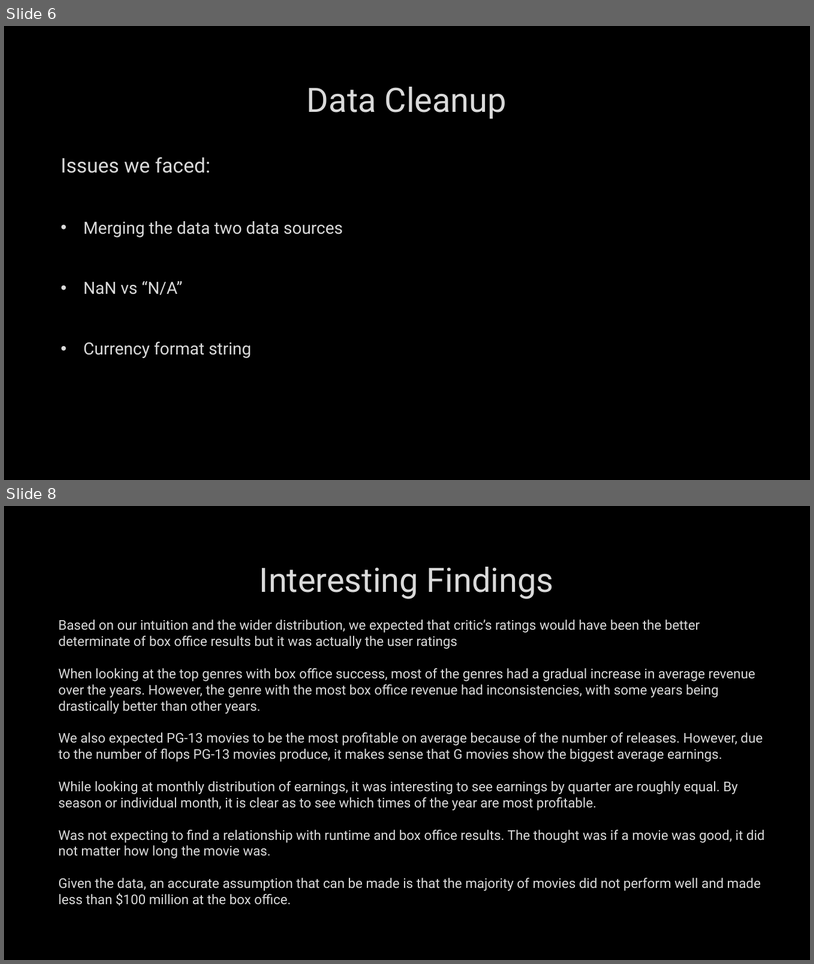
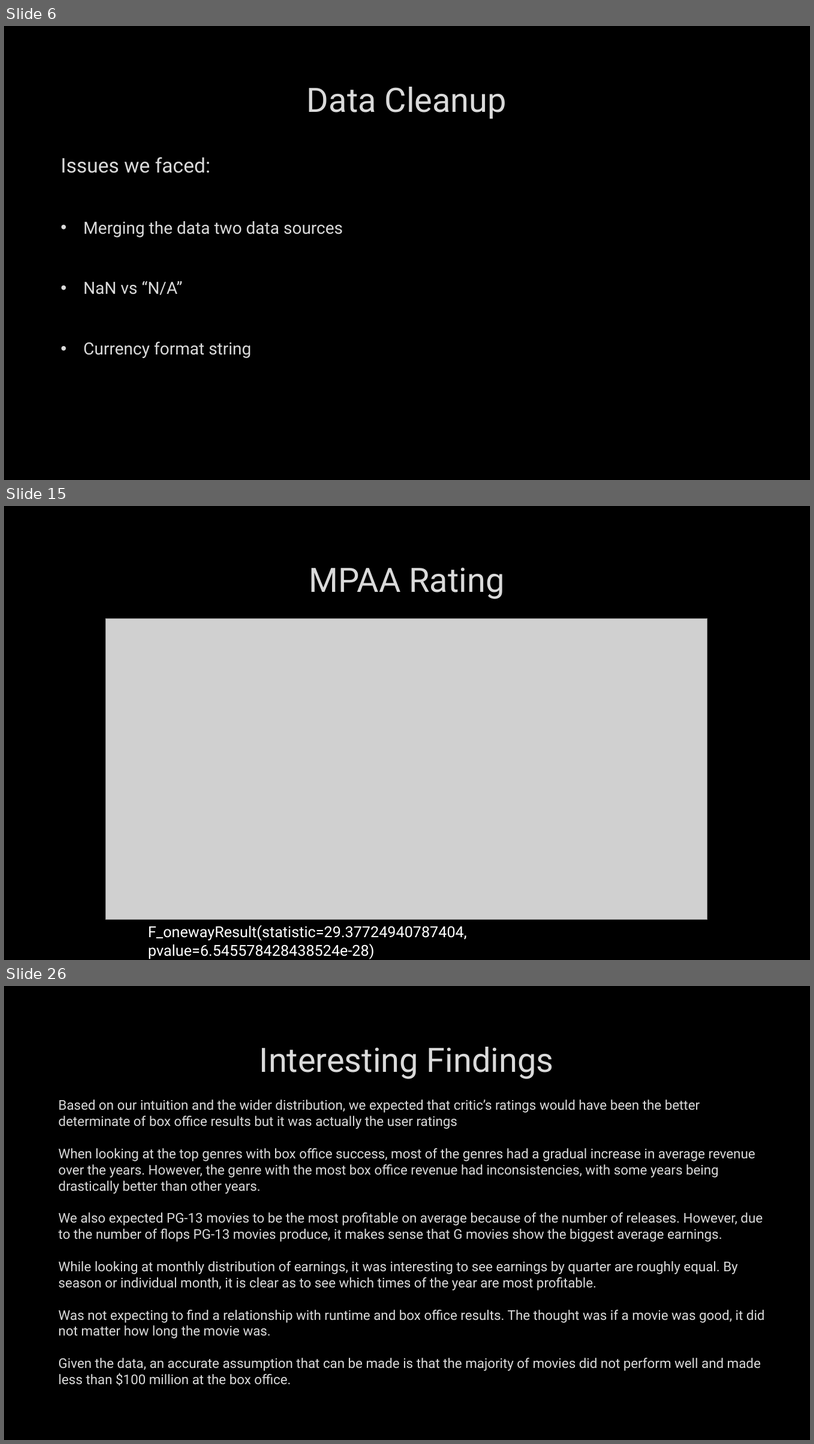
Before and after one commit to Mpalmese/ProjectRepo, a slide deck: Powerpoint/Presentation.pptx. Shown one above the other, each under a label of ours: slides 6 and 8 before the commit, slides 6, 15 and 26 after it; the slides between them are not shown. The pictures are 814x964 and 814x1444 pixels, drawn with LibreOffice and Linux fonts; fonts in the diff are those of the drawing; grey boxes stand for pictures; background and template pictures are left out. Boxes give left, top, right and bottom in pixels: in the first picture for what was removed or moved away, otherwise in the second. Text is boxed around its words. In the diff, an @@ line names an element or a change of style, - is before the commit and + after.

Commit message:
Added figures into slides

```diff
--- a/Powerpoint/Presentation.pptx
+++ b/Powerpoint/Presentation.pptx
@@ slide 15 added at (4, 506, 810, 960), background picture (left out) @@
@@ title added at (309, 567, 504, 599), 40 pt, text #DADADA @@
+MPAA Rating
@@ picture added at (105, 619, 708, 920) @@
@@ text added at (148, 925, 467, 959), 18 pt, text #FFFFFF @@
+F_onewayResult(statistic=29.37724940787404, pvalue=6.545578428438524e-28)
@@ what was slide 8 is now slide 26 @@
```
Also in this commit, not shown: 1 slide changed, 17 other slides added.
